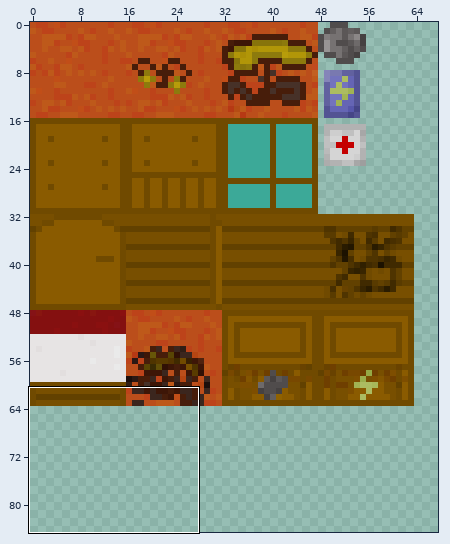
Sprite sheet: debug/res/tiles.png. Above, an overview of the earlier version with the close-up marked.
Close-up. Before:
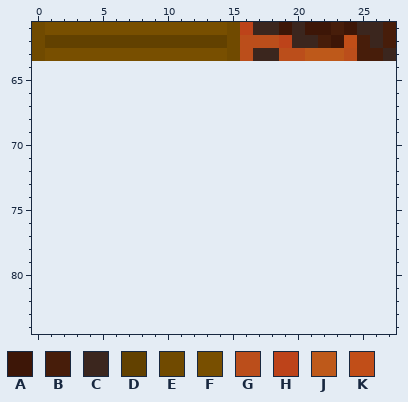
The file is 64x64 pixels. Colours within 5 levels of each other are drawn and written as one. Shown: x 0..27, y 61..84. The old version is drawn lined up with the new one, on the new canvas. The wide view leaves out empty margins.
Palette (. is transparent): A #3d1607  B #471d0a  C #3b261e  D #624100  E #704a00  F #784f00  G #bb4e1b  H #bd431a  J #be591a  K #c14e18
Pixels before, first column x 0:
61 EFFFFFFFFFFFFFFEHCCACAABACCB
62 EDDDDDDDDDDDDDDEGGGHCCBAKBCB
63 EFFFFFFFFFFFFFFEGCCGGJJJGBBC
Now the later version:
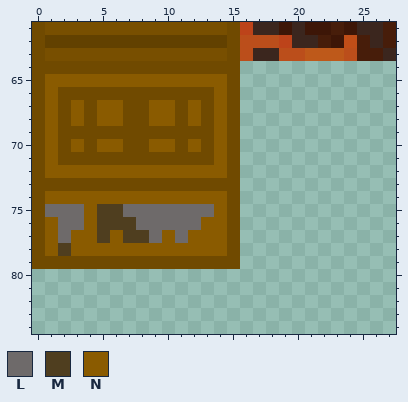
Colours new in this view: L #6e6a6a  M #4f3e1f  N #8a5b00
Diff:
canvas 64x64 -> 128x128
Changed rows in their new state; - is an unchanged pixel.
first column x 0:
64 EEEEEEEEEEEEEEEE
65 ENNNNNNNNNNNNNNE
66 ENEEEEEEEEEEEENE
67 ENENENNEENNENENE
68 ENENENNEENNENENE
69 ENEEEEEEEEEEEENE
70 ENENENNEENNENENE
71 ENEEEEEEEEEEEENE
72 ENNNNNNNNNNNNNNE
73 EEEEEEEEEEEEEEEE
74 ENNNNNNNNNNNNNNE
75 ELLLNMMLLLLLLLNE
76 ENLLNMMMLLLLLNNE
77 ENLNNMNMMLNLNNNE
78 ENMNNNNNNNNNNNNE
79 EEEEEEEEEEEEEEEE
Changed places in both close-ups, as pixel boxes (x1, y1, x2, y2):
added: (32, 61, 240, 269)
